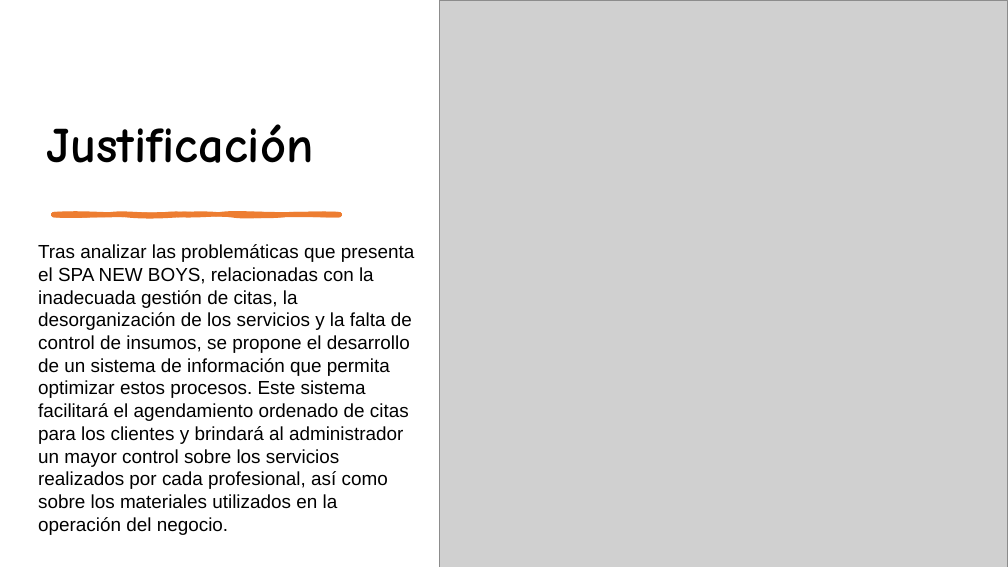
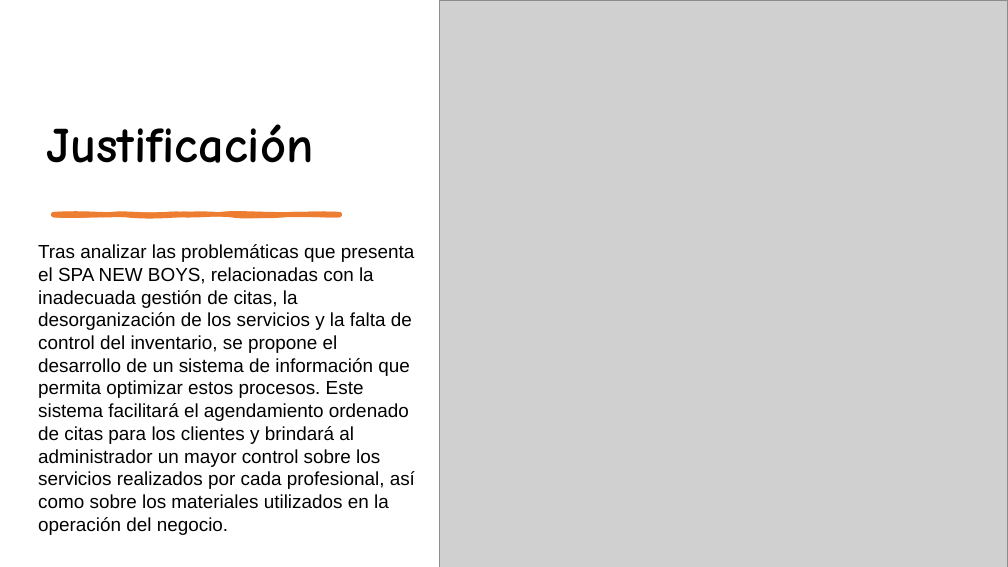
Before and after one commit to mari101-101/Sistema-spa, a slide deck: slide 6 of Documentos/Proyecto V1.1.pptx. Drawn at 1008x567 pixels with LibreOffice and Linux fonts; fonts in the diff are those of the drawing; grey boxes stand for pictures. Boxes give left, top, right and bottom in pixels: in the first picture for what was removed or moved away, otherwise in the second. Text is boxed around its words. In the diff, an @@ line names an element or a change of style, - is before the commit and + after.

```diff
--- a/Documentos/Proyecto V1.1.pptx
+++ b/Documentos/Proyecto V1.1.pptx
@@ text at (x1=38, y1=244, x2=415, y2=535): text changed @@
-Tras analizar las problemáticas que presenta el SPA NEW BOYS, relacionadas con la inadecuada gestión de citas, la desorganización de los servicios y la falta de control de insumos, se propone el desarrollo de un sistema de información que permita optimizar estos procesos. Este sistema facilitará el agendamiento ordenado de citas para los clientes y brindará al administrador un mayor control sobre los servicios realizados por cada profesional, así como sobre los materiales utilizados en la operación del negocio.
+Tras analizar las problemáticas que presenta el SPA NEW BOYS, relacionadas con la inadecuada gestión de citas, la desorganización de los servicios y la falta de control del inventario, se propone el desarrollo de un sistema de información que permita optimizar estos procesos. Este sistema facilitará el agendamiento ordenado de citas para los clientes y brindará al administrador un mayor control sobre los servicios realizados por cada profesional, así como sobre los materiales utilizados en la operación del negocio.
```
Also in this commit, not shown: 5 other slides changed, 1 slide added, 2 slides removed.
